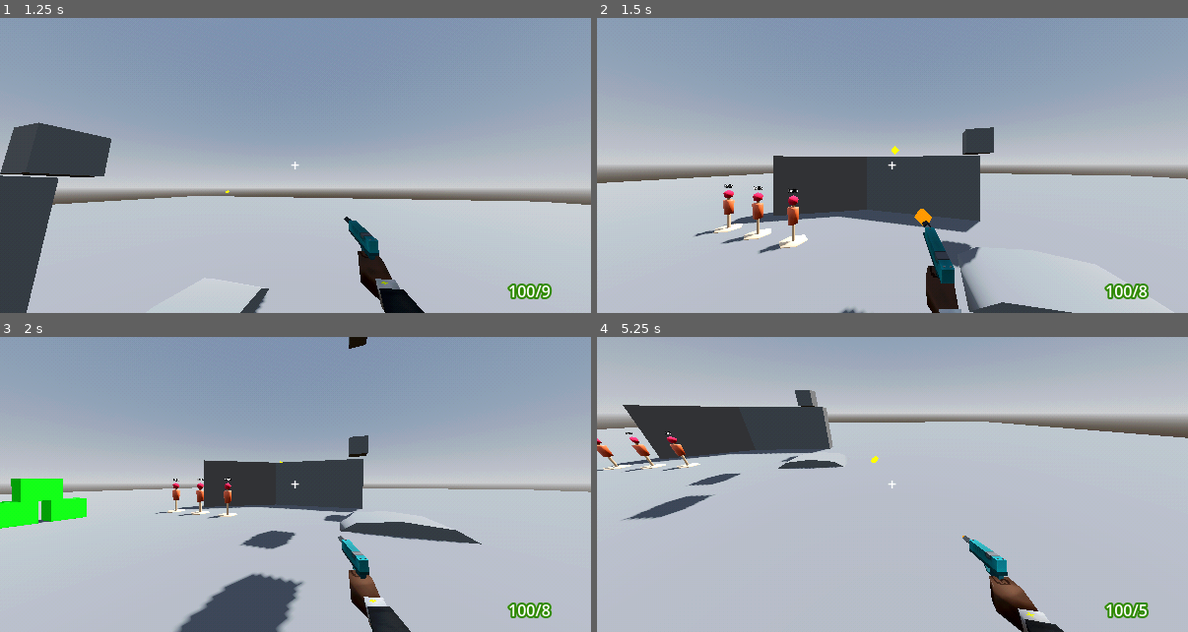
Above: before the commit, frames 1-4 (two rows, left to right).
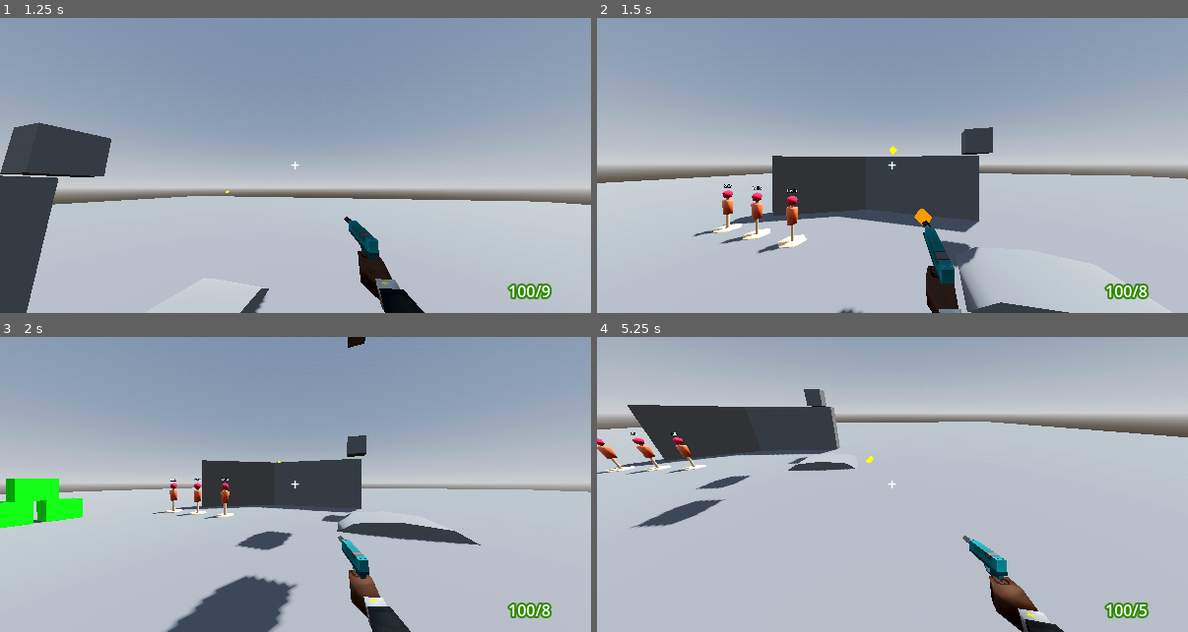
Above: after the commit, the same moments.

Repository: TheoLomeuBraga/kill-the-tower-boss
Game: Godot game, scene res://player/test_level.tscn
Two runs of this game, one before a commit and one after it. Both use one fixed random seed, a clock stepped at 60 frames per second and the inputs below. The project has no main scene, so this scene is started directly.
Inputs (mouse positions are in pixels of both pictures, inside the frame that each line leads up to):
- Up to frame 1 (1.25 s): move the mouse to (425, 150) at 0.52 s; press the mouse at (425, 150) at 0.53 s; hold D (right) from 0.53 s (still down); tap W (foward) at 0.6 s; tap Space (jump) at 0.77 s
- Up to frame 2 (1.5 s): move the mouse to (862, 165) at 1.27 s; release D (right) at 1.28 s; release the mouse at (862, 165) at 1.28 s; hold S (back) from 1.28 s (still down); click (862, 165) at 1.35 s
- Up to frame 3 (2 s): keep holding S (back); tap Space (jump) at 1.52 s; tap W (foward) at 1.55 s
- Up to frame 4 (5.25 s): move the mouse to (904, 478) at 2.02 s; release S (back) at 2.03 s; press the mouse at (904, 478) at 2.03 s; hold D (right) 2.03-3.53 s; tap W (foward) at 2.1, 3.05, 4.55 s; move the mouse to (886, 490) at 2.77 s; release the mouse at (886, 490) at 2.78 s; tap E (interact) at 2.85 s; tap Space (jump) at 3.02, 3.77, 4.52 s; move the mouse to (939, 487) at 3.52 s; press the mouse at (939, 487) at 3.53 s; hold A (left) 3.53-5.03 s; tap Down (look_down) at 3.6 s; move the mouse to (845, 481) at 4.27 s; release the mouse at (845, 481) at 4.28 s; tap Left (look_left) at 4.35 s; move the mouse to (898, 484) at 5.02 s; press the mouse at (898, 484) at 5.03 s; hold S (back) from 5.03 s (still down); tap Right (look_right) at 5.1 s

Frame 1 is identical in both runs. In frame 2, 0.8% of the frame differs, in the area x 1-98%, y 37-100%; in frame 3, 2.2%; in frame 4, 3.1%, in the area x 0-100%, y 17-73%.

Commit message:
add better air movement

Diff:
--- a/player/player_movement.gd
+++ b/player/player_movement.gd
@@ -79,9 +79,18 @@
 
 @export var gravity : float = 12.0
 
+@export var air_friction : float = 5.0
+
 func air_estate(delta : float) -> void:
 
 	body.velocity.y -= gravity * delta
+
+	var input_dir : Vector3 = body.basis * Vector3(Input.get_axis("left","right"),0.0,Input.get_axis("foward","back")).normalized()
+	var vec_speed : Vector3 = input_dir * speed
+	var velocity : Vector3 = body.velocity.move_toward(vec_speed,delta * air_friction)
+
+	body.velocity.x = velocity.x
+	body.velocity.z = velocity.z
 
 	if body.is_on_floor():
 		estate = floor_estate
Not shown, changed: TODO.txt
